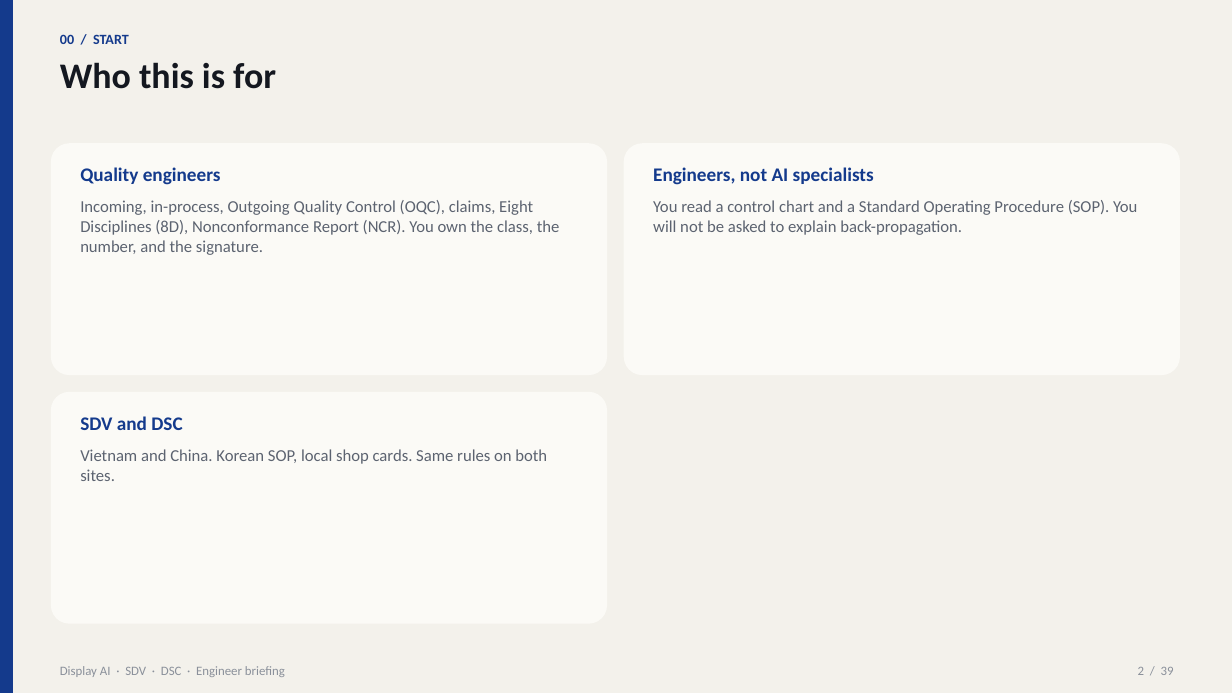
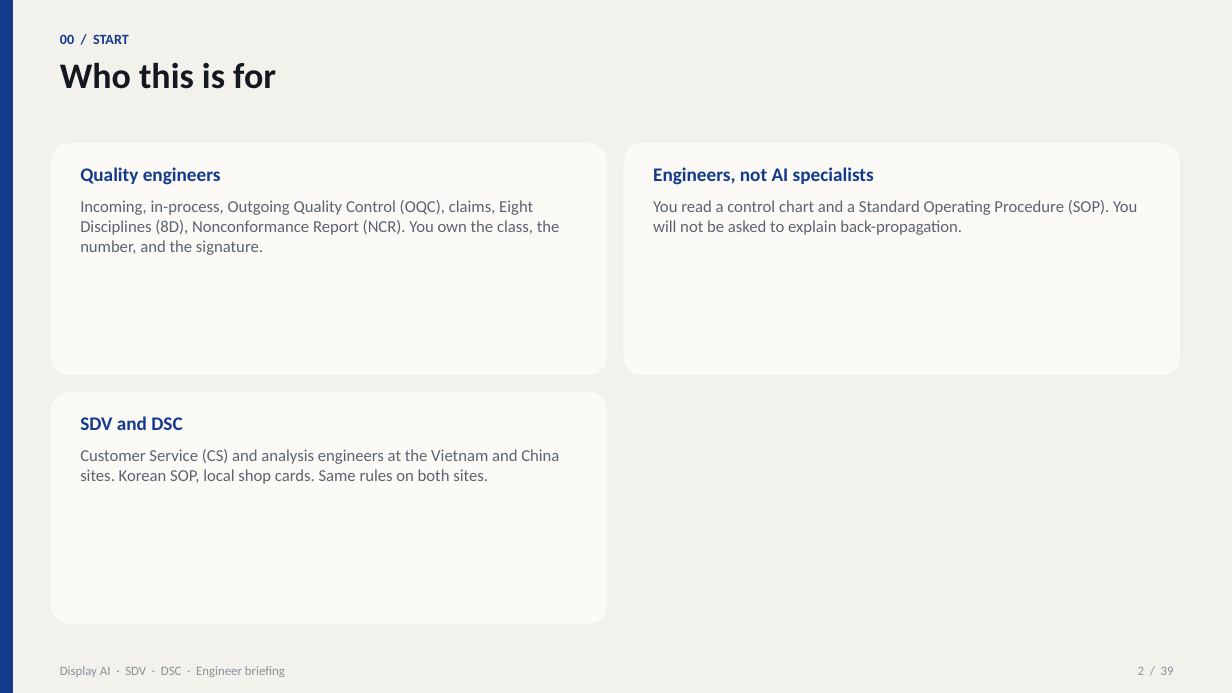
Before and after one commit to beyondlatent/welcome, a slide deck: slide 2 of Display-AI-Briefing-SDV-DSC.pptx. Drawn at 1232x693 pixels with LibreOffice and Linux fonts; fonts in the diff are those of the drawing. Boxes give left, top, right and bottom in pixels: in the first picture for what was removed or moved away, otherwise in the second. Text is boxed around its words. In the diff, an @@ line names an element or a change of style, - is before the commit and + after.

Commit message:
Audience: CS and analysis engineers; copy polish EN/KO/ZH/VI

```diff
--- a/Display-AI-Briefing-SDV-DSC.pptx
+++ b/Display-AI-Briefing-SDV-DSC.pptx
@@ text at <box>80,449,559,484</box>: text changed @@
-Vietnam and China. Korean SOP, local shop cards. Same rules on both sites.
+Customer Service (CS) and analysis engineers at the Vietnam and China sites. Korean SOP, local shop cards. Same rules on both sites.
```
Also in this commit, not shown: 1 other slide changed, 2 other files.
